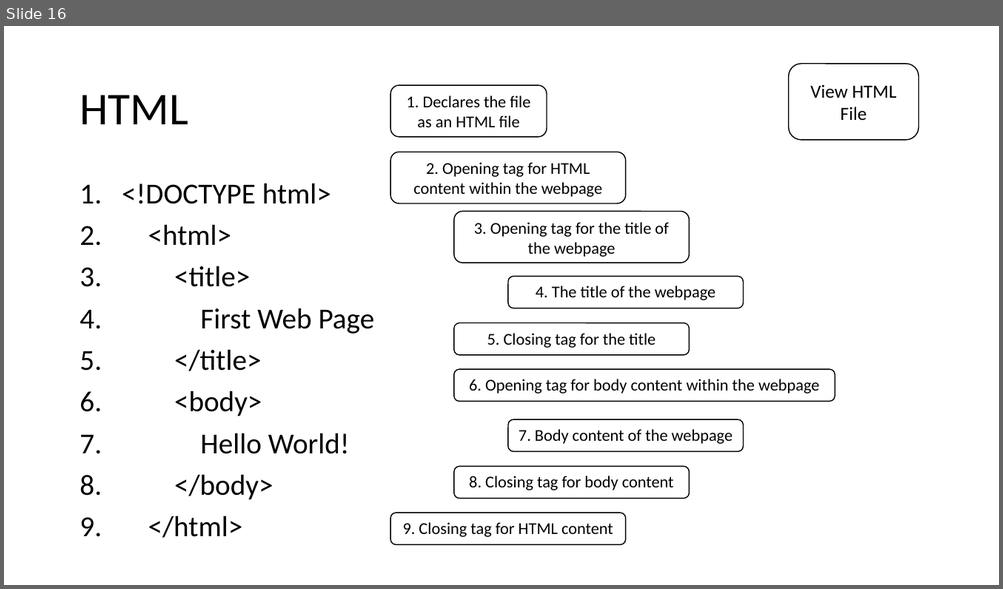
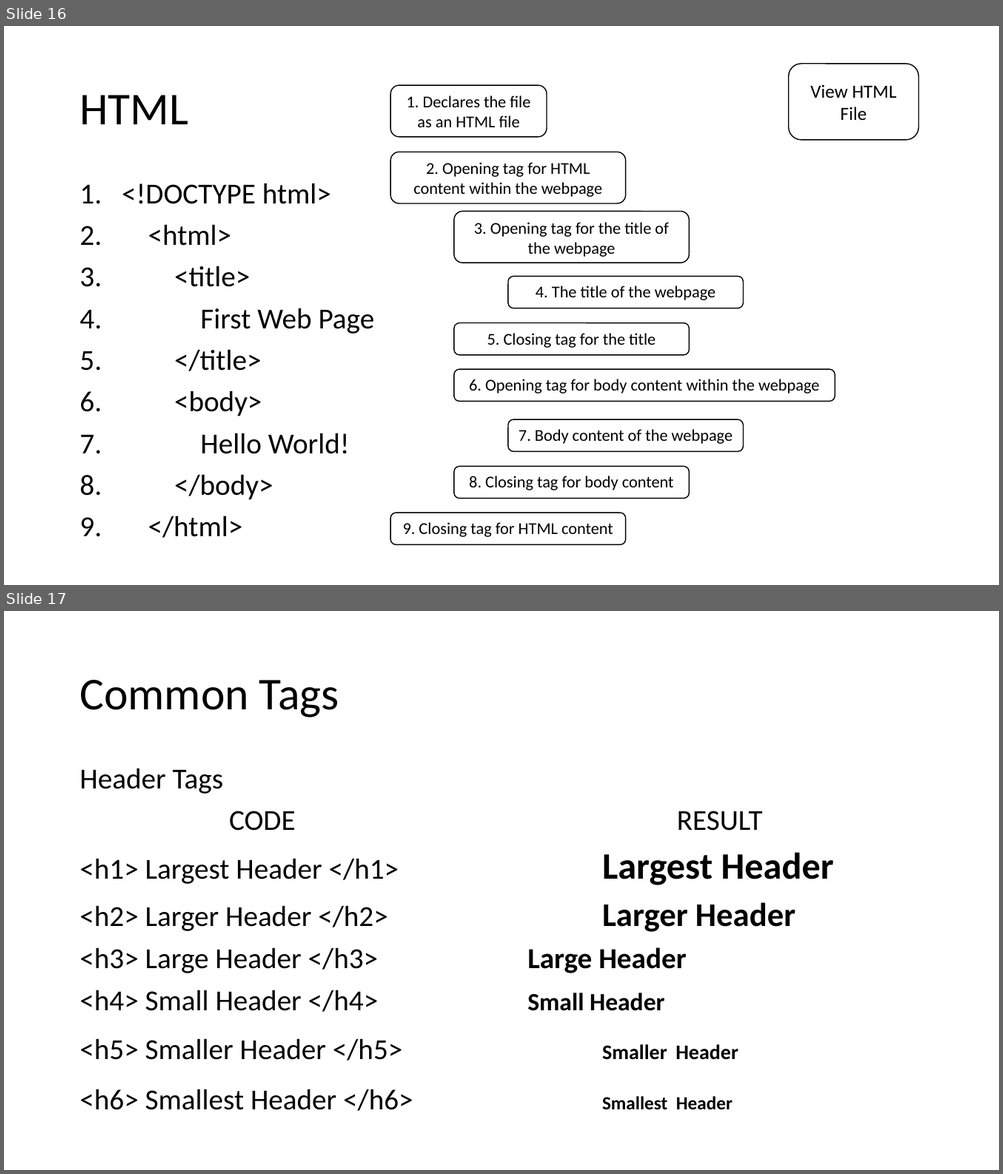
Before and after one commit to MrJoshGross/Course-Curricular-Material, a slide deck: Computer Science Principles/Lectures/Lecture 8 - HTML Tags.pptx. Shown one above the other, each under a label of ours: slide 16 before the commit, slides 16 and 17 after it. The pictures are 1003x589 and 1003x1174 pixels, drawn with LibreOffice and Linux fonts; fonts in the diff are those of the drawing. Boxes give left, top, right and bottom in pixels: in the first picture for what was removed or moved away, otherwise in the second. Text is boxed around its words. In the diff, an @@ line names an element or a change of style, - is before the commit and + after.

Commit message:
Update Lecture 8 - HTML Tags.pptx
added common html tags and css section

```diff
--- a/Computer Science Principles/Lectures/Lecture 8 - HTML Tags.pptx
+++ b/Computer Science Principles/Lectures/Lecture 8 - HTML Tags.pptx
@@ slide 17 added at [4, 611, 999, 1170], background #FFFFFF @@
@@ title added at [79, 680, 339, 718], 44 pt, text #000000 @@
+Common Tags
@@ text added at [79, 768, 834, 1111], 28 pt, text #000000 @@
+Header Tags
+CODE RESULT
+<h1> Largest Header </h1> Largest Header
+<h2> Larger Header </h2> Larger Header
+<h3> Large Header </h3> Large Header
+<h4> Small Header </h4> Small Header
+<h5> Smaller Header </h5> Smaller Header
+<h6> Smallest Header </h6> Smallest Header
```
Also in this commit, not shown: 23 other slides added.
